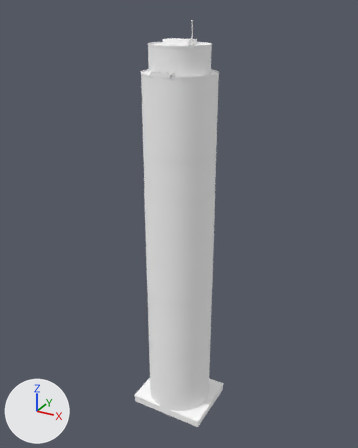
The glTF model v3/assets/models/tower_8_3.glb, before and after one commit.
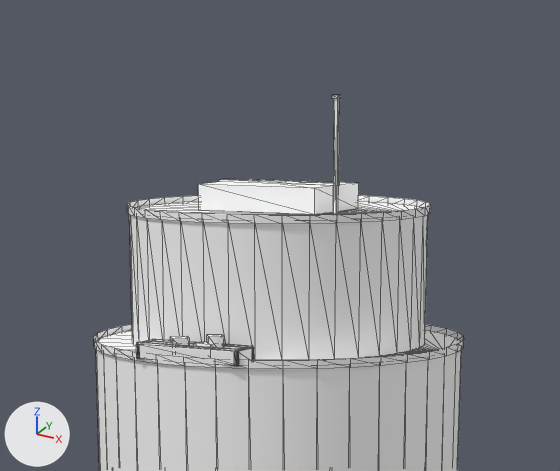
There are two pictures of each version: one whole from a camera (50 mm lens) standing at (43.8, -80.0, 84.1) and looking at (-0.7, 0.9, 43.6), one close up on the part from 34% to 67% of the width and 0% to 22% of the height. Every picture has the same lights, and +X, +Y and +Z are marked at lower left. The first two pictures are the older version. The close-ups show mesh edges as thin lines. Vertices at exactly the same position are counted once.

The older version as bpy lines, for what is in view:
```python
me_mesh_0 = bpy.data.meshes.new('Mesh_0')
me_mesh_0.from_pydata(...)  # 1158 vertices, 1310 faces; spans x -8.3..8.3, y -6.9..6.9, z 0.0..82.0
# faces by material slot: [152, 70, 706, 100, 120, 90, 72]
me_mesh_0.materials.append(mat_glass)  # white #ffffff
me_mesh_0.materials.append(mat_roof)  # white #ffffff
me_mesh_0.materials.append(mat_neon)  # white #ffffff
me_mesh_0.materials.append(mat_trim)  # white #ffffff
me_mesh_0.materials.append(mat_garden)  # white #ffffff
me_mesh_0.materials.append(mat_lamp)  # white #ffffff
me_mesh_0.materials.append(mat_glow)  # white #ffffff
ob_tower_8_3 = bpy.data.objects.new('tower_8_3', me_mesh_0)
ob_tower_8_3.location = (0.0, 0.0, 0.0)
```
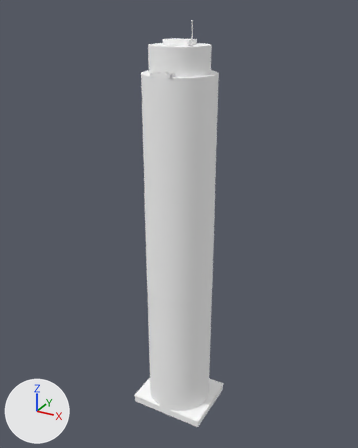
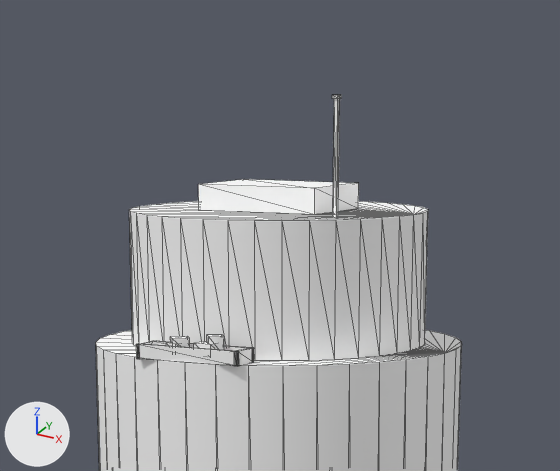
Boxes (x1, y1, x2, y2) around the edits, measured in the close-ups (560 x 471 px):
'tower_8_3', reshaped: before (94, 95, 464, 471); after (96, 95, 462, 471)
part 1 of me_mesh_0, deleted: before (94, 179, 464, 369)
part 2 of me_mesh_0, cut back: before (148, 339, 254, 360); after (140, 341, 254, 362)

Edits to the bpy script that builds the scene:
```text
Change me_mesh_0:
    used by ob_tower_8_3; location = (0.0, 0.0, 0.0)
    remove me_mesh_0.from_pydata(...)  # 1158 vertices, 1310 faces; spans x -8.3..8.3, y -6.9..6.9, z 0.0..82.0
    add me_mesh_0.from_pydata(...)  # 494 vertices, 644 faces; spans x -8.3..8.3, y -6.9..6.9, z 0.0..82.0
    me_mesh_0 part 1: 14 loose pieces with 574 vertices, spanning x -6.9..6.9, y -6.9..6.9, z 16.1..79.0, are deleted
    me_mesh_0 part 2
    8 vertices are removed from x -2.1..2.1, y -5.7..-5.6, z 73.8..73.9
    29 faces are deleted
    19 new faces join them, mat_trim (white #ffffff)
    other edits to the shape of me_mesh_0 do not show in these pictures
```
